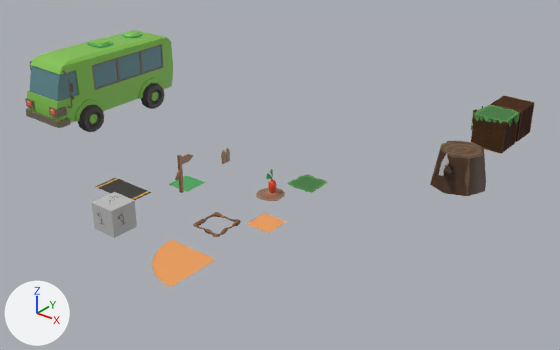
Before and after pictures for a commit that changed the Blender file Assets/Asset/Mesh/Bus.blend.
One viewpoint serves both versions: a 50 mm lens placed at (18.5, -14.2, 13.1), pointed at (1.9, 6.5, 0.2). Lighting does not change. The marker at lower left points along +X, +Y and +Z.

The older version as bpy lines, for what is in view:
```python
ob_cube_tree_stem_001 = bpy.data.objects.new('Cube_Tree_stem.001', me_mesh_008)
ob_cube_tree_stem_001.location = (8.75, 6.34, 2.56)
ob_cube_tree_stem_001.rotation_euler = (0.0, 0.0, -1.571)  # degrees (0, 0, -90)
ob_cube_tree_stem_002 = bpy.data.objects.new('Cube_Tree_stem.002', me_mesh_012)
ob_cube_tree_stem_002.location = (8.22, 11.18, 2.25)
ob_cube_tree_stem_002.rotation_euler = (0.0, 0.0, -1.571)  # degrees (0, 0, -90)
ob_cube_tree_stem_003 = bpy.data.objects.new('Cube_Tree_stem.003', me_mesh_015)
ob_cube_tree_stem_003.location = (8.82, 7.21, 2.38)
ob_cube_tree_stem_003.rotation_euler = (0.0, 0.0, -1.571)  # degrees (0, 0, -90)
ob_cube_tree_stem_005 = bpy.data.objects.new('Cube_Tree_stem.005', me_mesh_014)
ob_cube_tree_stem_005.location = (8.22, 11.2, 2.6)
ob_cube_tree_stem_005.rotation_euler = (-3.142, 0.0, -1.571)  # degrees (-180, 0, -90)
ob_cube_tree_stem_005.scale = (0.121, 0.121, 0.121)
ob_cube_tree_stem_010 = bpy.data.objects.new('Cube_Tree_stem.010', me_mesh_009)
ob_cube_tree_stem_010.location = (8.22, 12.54, 2.25)
ob_cube_tree_stem_010.rotation_euler = (0.0, 0.0, -1.571)  # degrees (0, 0, -90)
ob_grass_alpha = bpy.data.objects.new('Grass_alpha', me_mesh_001)
ob_grass_alpha.location = (6.28, 2.36, 2.87)
ob_leaf = bpy.data.objects.new('Leaf', me_object030)
ob_leaf.location = (8.79, 6.14, 2.87)
ob_leaf.rotation_euler = (0.0, -0.584, -1.571)  # degrees (0, -33, -90)
ob_leaf.scale = (0.147, 0.147, 0.147)
ob_sand = bpy.data.objects.new('Sand', me_plane_009)
ob_sand.location = (3.59, 3.67, 0.0)
# also in view: 'Plane' at (-8.8, 7.0, 1.7); 'Road' at (-2.2, 2.3, 0.0); 'Box001' at (-0.2, 0.2, 0.5); 'Sand.008' at (2.8, -0.1, 0.0)
```
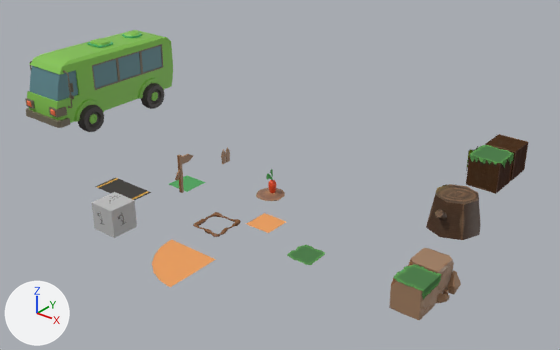
Boxes [x1, y1, x2, y2] around the edits, measured in the pictures (560 x 350 px):
'Cube_Tree_stem.003', moved
    before: [430, 140, 486, 196]
    after: [426, 184, 481, 240]
'Cube_Tree_stem.002', moved
    before: [471, 112, 520, 154]
    after: [466, 155, 513, 194]
'Cube_Tree_stem.010', moved
    before: [490, 95, 535, 142]
    after: [485, 134, 528, 181]
'Sand.001', added (brown)
    after: [389, 265, 438, 320]
'Cube_Tree_stem.005', moved
    before: [474, 105, 519, 126]
    after: [470, 145, 514, 168]
'Sand.005', added (brown)
    after: [409, 248, 454, 297]
'Grass_alpha', moved
    before: [287, 174, 327, 193]
    after: [287, 245, 325, 265]
'Grass_alpha.001', added (green)
    after: [393, 264, 442, 299]
'Sand.003', added
    after: [447, 270, 461, 295]
'Cube_Tree_stem.001', moved
    before: [440, 165, 452, 175]
    after: [435, 210, 447, 220]
'Sand.002', added
    after: [436, 293, 450, 303]
'Leaf', deleted
    before: [441, 153, 449, 171]

The edits, one by one:
Mesh me_plane_015 is new.
It has 70 vertices, 120 faces and spans x -0.5..0.5, y -0.502..0.502, z 0.0..1.0.
It uses material mat_colorpallet (picture img_lowpoly_colorpallet_png_001).
Mesh me_plane_014 is new.
It has 70 vertices, 120 faces and spans x -0.5..0.5, y -0.502..0.502, z 0.0..1.0.
It uses material mat_colorpallet (picture img_lowpoly_colorpallet_png_001).
Mesh me_plane_011 is new.
It has 11 vertices, 9 faces and spans x -0.5..0.5, y -0.5..0.5, z 0.0..0.76.
It uses material mat_colorpallet (picture img_lowpoly_colorpallet_png_001).
Mesh me_plane_010 is new.
It has 11 vertices, 10 faces and spans x -0.5..0.5, y -0.5..0.5, z 0.0..0.76.
It uses material mat_colorpallet (picture img_lowpoly_colorpallet_png_001).
Mesh me_mesh_002 is new.
It has 6 vertices, 2 faces and spans x -0.524..0.524, y -0.573..0.573, z -0.245..0.092.
It uses material mat_grass_alpha (picture img_grass_alpha_tga).
Object 'Leaf' (ob_leaf) is deleted.
Object 'Cube_Tree_stem.010' (ob_cube_tree_stem_010) moves from (8.22, 12.54, 2.25) to (8.22, 12.54, 0.64).
Object 'Cube_Tree_stem.005' (ob_cube_tree_stem_005) moves from (8.22, 11.2, 2.6) to (8.22, 11.2, 0.98).
Object 'Cube_Tree_stem.003' (ob_cube_tree_stem_003) moves from (8.82, 7.21, 2.38) to (8.82, 7.21, 0.77).
Object 'Cube_Tree_stem.002' (ob_cube_tree_stem_002) moves from (8.22, 11.18, 2.25) to (8.22, 11.18, 0.64).
Object 'Cube_Tree_stem.001' (ob_cube_tree_stem_001) moves from (8.75, 6.34, 2.56) to (8.75, 6.34, 0.94).
Object 'Grass_alpha' (ob_grass_alpha) moves from (6.28, 2.36, 2.87) to (6.28, 2.36, 0.4).
Object 'Sand.001' (ob_sand_001) is new; it shows me_plane_015.
Its location is (9.98, 2.54, 0.0).
Its rotation in degrees is (180, -180, -180).
Object 'Sand.005' (ob_sand_005) is new; it shows me_plane_014.
Its location is (9.87, 3.67, 0.0).
Its rotation in degrees is (180, -180, -180).
Object 'Sand.003' (ob_sand_003) is new; it shows me_plane_011.
Its location is (10.38, 3.97, 0.28).
Its rotation in degrees is (-90, 0.9, -85).
Its scale is (0.371, 0.569, 0.354).
Object 'Sand.002' (ob_sand_002) is new; it shows me_plane_010.
Its location is (10.49, 3.3, 0.0).
Its rotation in degrees is (180, -180, -180).
Its scale is (0.256, 0.393, 0.244).
Object 'Grass_alpha.001' (ob_grass_alpha_001) is new; it shows me_mesh_002.
Its location is (9.96, 2.56, 0.92).
Its rotation in degrees is (180, -180, -180).
